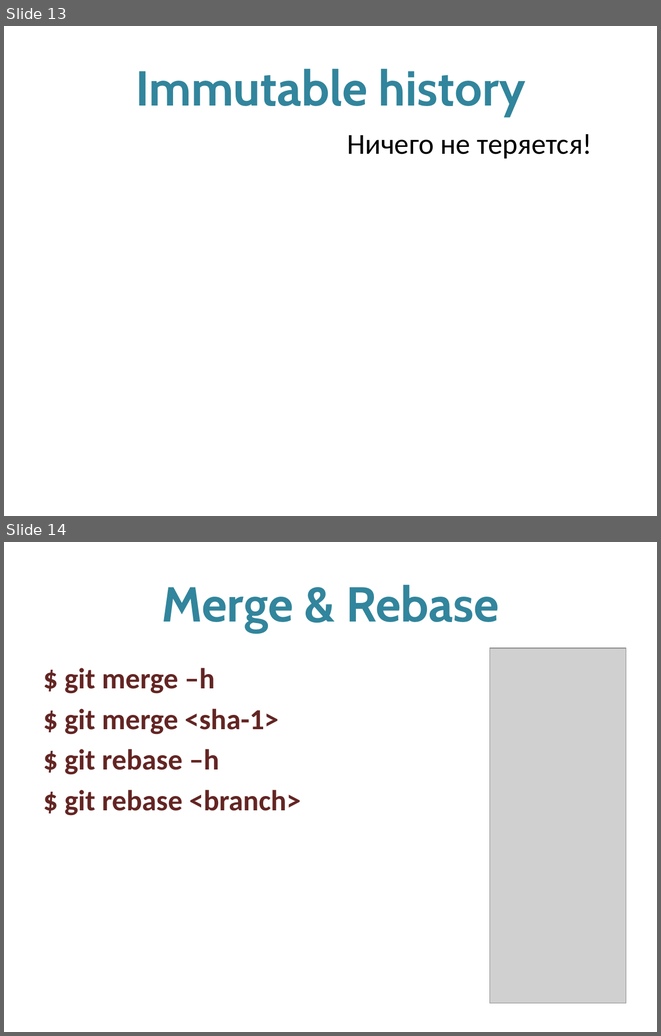
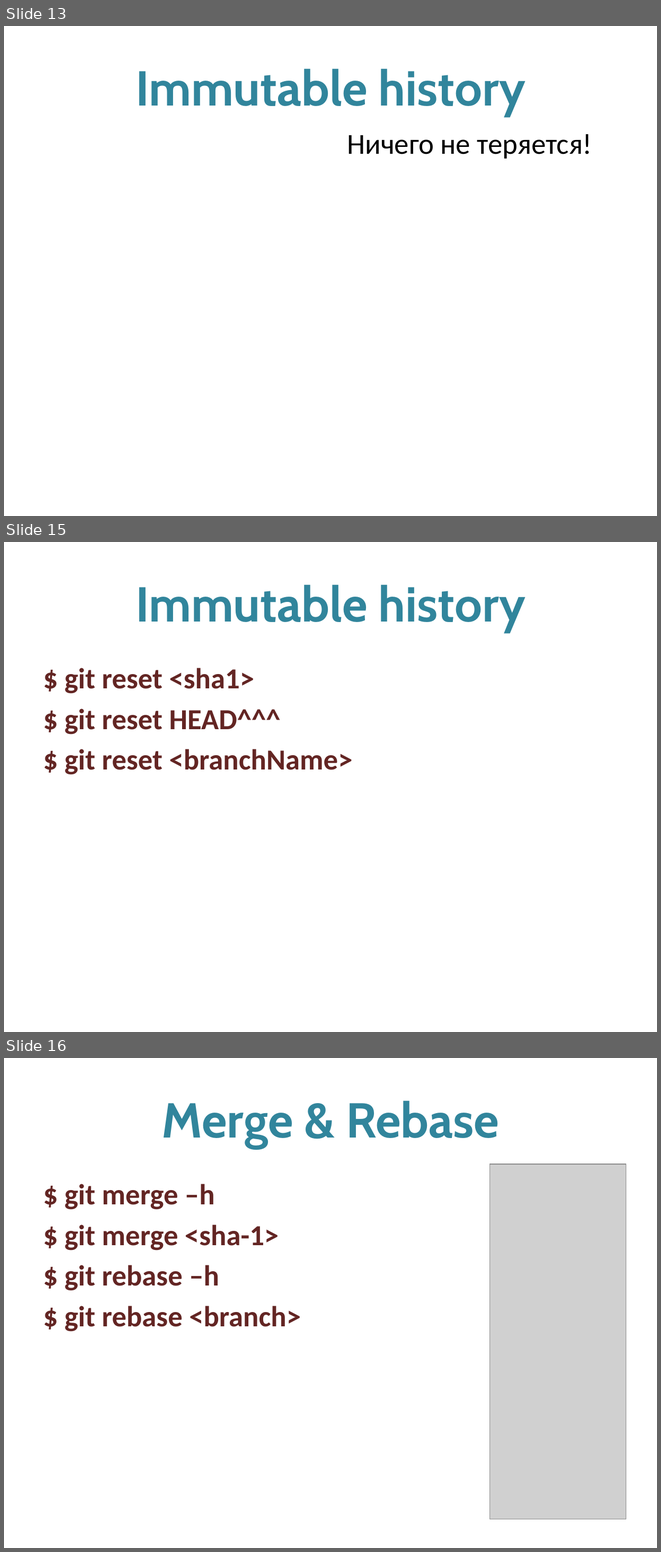
Before and after one commit to kontur-edu/kampus-ekb-2013-11, a slide deck: 01-git/Git.pptx. Shown one above the other, each under a label of ours: slides 13 and 14 before the commit, slides 13, 15 and 16 after it; the slides between them are not shown. The pictures are 661x1036 and 661x1552 pixels, drawn with LibreOffice and Linux fonts; fonts in the diff are those of the drawing; grey boxes stand for pictures. Boxes give left, top, right and bottom in pixels: in the first picture for what was removed or moved away, otherwise in the second. Text is boxed around its words. In the diff, an @@ line names an element or a change of style, - is before the commit and + after.

```diff
--- a/01-git/Git.pptx
+++ b/01-git/Git.pptx
@@ slide 15 added at bbox=[4, 542, 657, 1032], background #FFFFFF @@
@@ title added at bbox=[135, 584, 526, 633], 54 pt, text #31859C, bold @@
+Immutable history
@@ text added at bbox=[64, 668, 353, 775], 32 pt, text #632523, bold @@
+$ git reset <sha1>
+$ git reset HEAD^^^
+$ git reset <branchName>
@@ what was slide 14 is now slide 16 @@
```
Also in this commit, not shown: 3 slides changed, 1 other slide added, 2 other files.
